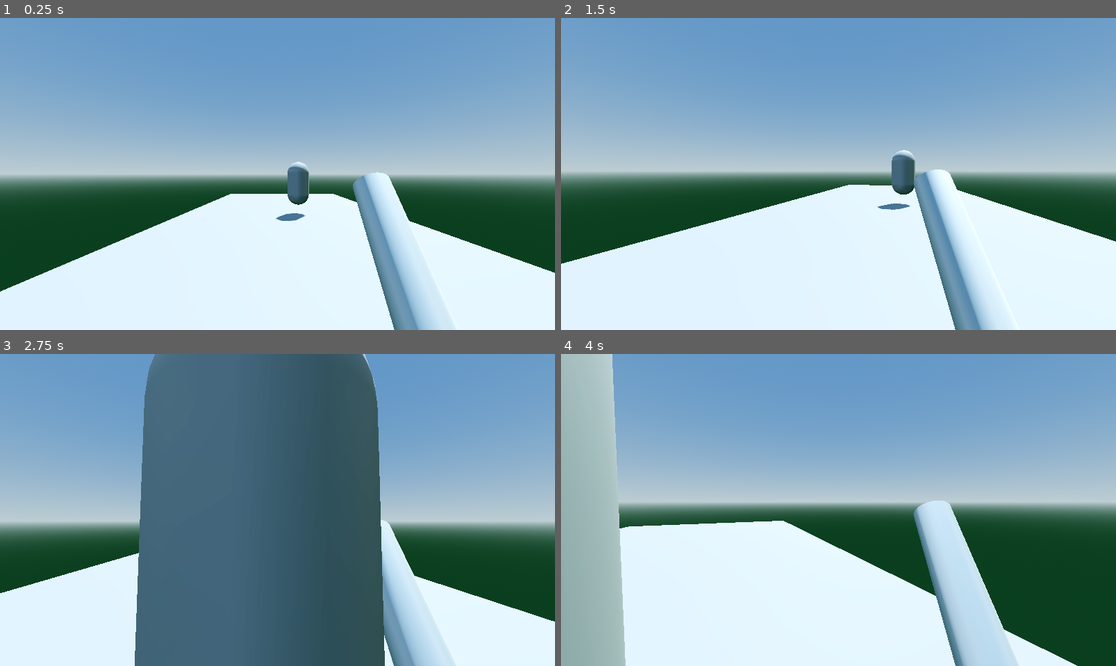
Above: before the commit, frames 1-4 (two rows, left to right).
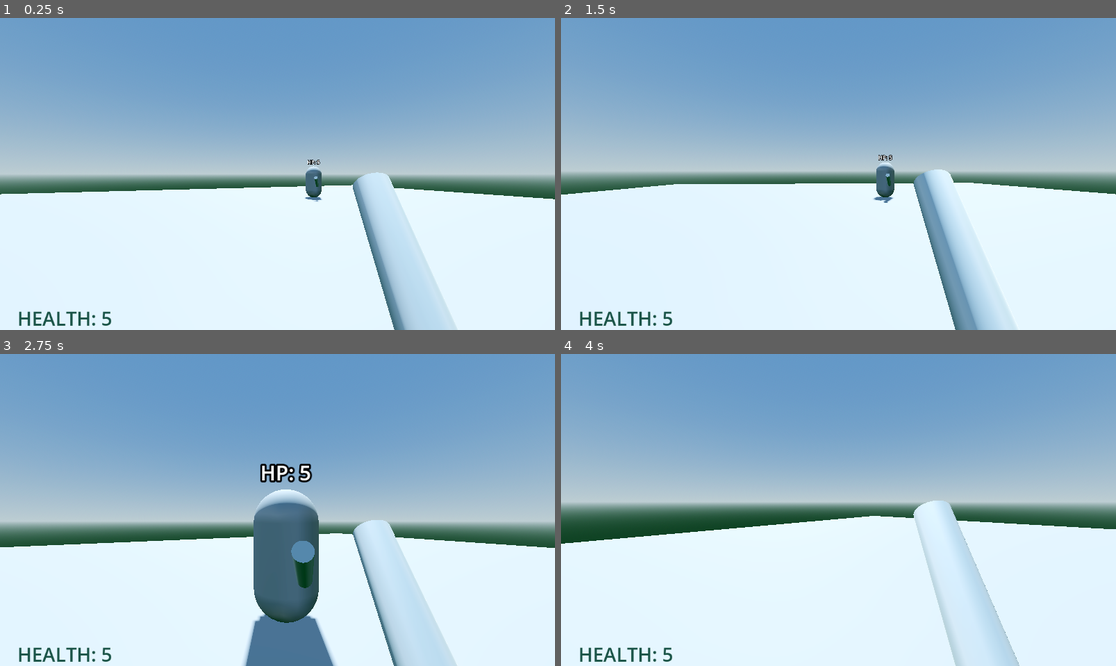
Above: after the commit, the same moments.

Repository: amaironi/CISC2540-Labs
Game: Godot game, scene res://Lab4.tscn
Same seed, same stepped clock (60 frames per second), same inputs: the game is played once before the commit and once after it.
Inputs (mouse positions are in pixels of both pictures, inside the frame that each line leads up to):
- Up to frame 1 (0.25 s): no input
- Up to frame 2 (1.5 s): tap Enter (ui_accept) at 0.5, 0.77, 0.8, 1.07, 1.35 s; move the mouse to (960, 158) at 0.52 s; hold Right (ui_right) 0.53-1.28 s; tap Shift (Swing) at 0.6 s; click (960, 158) at 0.67 s; move the mouse to (810, 174) at 1.27 s; hold Up (ui_up) from 1.28 s (still down)
- Up to frame 3 (2.75 s): keep holding Up (ui_up); tap Enter (ui_accept) at 1.52, 1.82, 2.3 s; tap Shift (Swing) at 1.55, 2.1 s; move the mouse to (288, 503) at 2.02 s
- Up to frame 4 (4 s): keep holding Up (ui_up); move the mouse to (832, 516) at 2.77 s; tap Shift (Swing) at 2.85 s; tap Enter (ui_accept) at 3.02, 3.32, 3.6, 3.77 s; move the mouse to (877, 513) at 3.52 s

The runs differ from the first frame. In frame 1, 14% of the frame differs, in the area x 0-100%, y 45-100%; in frame 2, 11%; in frame 3, 48%, in the area x 0-100%, y 0-100%; in frame 4, 24%.

Commit message:
Made functioning arena minigame

Diff:
--- a/lab4/Lab4.tscn
+++ b/lab4/Lab4.tscn
@@ -23,16 +23,95 @@
 
 [sub_resource type="CapsuleMesh" id="CapsuleMesh_bhwkl"]
 
+[sub_resource type="Animation" id="Animation_jnyfl"]
+resource_name = "dead"
+length = 1.5
+tracks/0/type = "value"
+tracks/0/imported = false
+tracks/0/enabled = true
+tracks/0/path = NodePath("neck/Camera3D:rotation")
+tracks/0/interp = 1
+tracks/0/loop_wrap = true
+tracks/0/keys = {
+"times": PackedFloat32Array(0.0333333, 1.46667),
+"transitions": PackedFloat32Array(1, 1),
+"update": 0,
+"values": [Vector3(0, 0, 0), Vector3(1.52367, 0, 2.0944)]
+}
+
+[sub_resource type="Animation" id="Animation_nrbju"]
+length = 0.001
+tracks/0/type = "value"
+tracks/0/imported = false
+tracks/0/enabled = true
+tracks/0/path = NodePath("neck/Camera3D:rotation")
+tracks/0/interp = 1
+tracks/0/loop_wrap = true
+tracks/0/keys = {
+"times": PackedFloat32Array(0),
+"transitions": PackedFloat32Array(1),
+"update": 0,
+"values": [Vector3(0, 0, 0)]
+}
+
+[sub_resource type="AnimationLibrary" id="AnimationLibrary_2r4uw"]
+_data = {
+&"RESET": SubResource("Animation_nrbju"),
+&"dead": SubResource("Animation_jnyfl")
+}
+
 [sub_resource type="CapsuleShape3D" id="CapsuleShape3D_ew2x3"]
 
 [sub_resource type="CapsuleMesh" id="CapsuleMesh_jnyfl"]
 
+[sub_resource type="CapsuleShape3D" id="CapsuleShape3D_jnyfl"]
+
+[sub_resource type="Animation" id="Animation_2r4uw"]
+resource_name = "dead"
+tracks/0/type = "value"
+tracks/0/imported = false
+tracks/0/enabled = true
+tracks/0/path = NodePath(".:rotation")
+tracks/0/interp = 1
+tracks/0/loop_wrap = true
+tracks/0/keys = {
+"times": PackedFloat32Array(0, 0.966667),
+"transitions": PackedFloat32Array(1, 1),
+"update": 0,
+"values": [Vector3(0, 0, 0), Vector3(0, 1.5708, 1.5708)]
+}
+
+[sub_resource type="Animation" id="Animation_bhwkl"]
+length = 0.001
+tracks/0/type = "value"
+tracks/0/imported = false
+tracks/0/enabled = true
+tracks/0/path = NodePath(".:rotation")
+tracks/0/interp = 1
+tracks/0/loop_wrap = true
+tracks/0/keys = {
+"times": PackedFloat32Array(0),
+"transitions": PackedFloat32Array(1),
+"update": 0,
+"values": [Vector3(0, 0, 0)]
+}
+
+[sub_resource type="AnimationLibrary" id="AnimationLibrary_i3bc8"]
+_data = {
+&"RESET": SubResource("Animation_bhwkl"),
+&"dead": SubResource("Animation_2r4uw")
+}
+
+[sub_resource type="LabelSettings" id="LabelSettings_jnyfl"]
+font_size = 40
+font_color = Color(0.101682, 0.328822, 0.279578, 1)
+
 [node name="Node3D" type="Node3D"]
 
 [node name="CSGBox3D" type="CSGBox3D" parent="."]
-transform = Transform3D(1, 0, 0, 0, 1, 0, 0, 0, 1, -2.17042, -0.380636, -6.38095)
+transform = Transform3D(1, 0, 0, 0, 1, 0, 0, 0, 1, -0.243067, -0.380636, -7.74694)
 use_collision = true
-size = Vector3(9.71887, 0.539551, 26.5224)
+size = Vector3(35.5349, 0.539551, 29.2544)
 
 [node name="Global Lighting" type="Node3D" parent="."]
 
@@ -44,7 +123,7 @@
 environment = SubResource("Environment_nrbju")
 
 [node name="CharacterBody3D" type="CharacterBody3D" parent="."]
-transform = Transform3D(1, 0, 0, 0, 1, 0, 0, 0, 1, -2.50447, -0.0216863, -0.232456)
+transform = Transform3D(0.927719, 0, -0.373279, 0, 1, 0, 0.373279, 0, 0.927719, -2.50447, -0.578408, -0.232456)
 script = ExtResource("1_adly7")
 
 [node name="CollisionShape3D" type="CollisionShape3D" parent="CharacterBody3D"]
@@ -60,17 +139,99 @@
 [node name="Camera3D" type="Camera3D" parent="CharacterBody3D/neck"]
 transform = Transform3D(1, 0, 0, 0, 1, 0, 0, 0, 1, -0.0866337, -0.062505, -0.260445)
 
+[node name="win_text" type="Label3D" parent="CharacterBody3D/neck/Camera3D"]
+transform = Transform3D(1, 0, 0, 0, 1, 0, 0, 0, 1, 0.0235066, -0.00437415, -1.24812)
+visible = false
+no_depth_test = true
+fixed_size = true
+text = "YOU WIN
+"
+
+[node name="draw_text" type="Label3D" parent="CharacterBody3D/neck/Camera3D"]
+transform = Transform3D(1, 0, 0, 0, 1, 0, 0, 0, 1, 0.0235066, -0.00437415, -1.24812)
+visible = false
+no_depth_test = true
+fixed_size = true
+text = "IT'S A DRAW"
+
+[node name="lose_text" type="Label3D" parent="CharacterBody3D/neck/Camera3D"]
+transform = Transform3D(1, 0, 0, 0, 1, 0, 0, 0, 1, 0.0235066, -0.00437415, -1.24812)
+visible = false
+no_depth_test = true
+fixed_size = true
+text = "YOU LOSE
+"
+
 [node name="Sword" parent="CharacterBody3D/neck" instance=ExtResource("2_ew2x3")]
 transform = Transform3D(1, 0, 0, 0, 1, 0, 0, 0, 1, 0.446125, -0.502171, -1.1)
 
-[node name="RigidBody3D" type="RigidBody3D" parent="."]
-transform = Transform3D(1, 0, 0, 0, 1, 0, 0, 0, 1, -1.11838, 1.33074, -10.5708)
+[node name="dead" type="AnimationPlayer" parent="CharacterBody3D"]
+libraries = {
+&"": SubResource("AnimationLibrary_2r4uw")
+}
+
+[node name="Enemy" type="RigidBody3D" parent="."]
+transform = Transform3D(1, 0, 0, 0, 1, 0, 0, 0, 1, 5.05191, 1.34469, -12.267)
+mass = 0.001
 script = ExtResource("3_jnyfl")
 
-[node name="CollisionShape3D" type="CollisionShape3D" parent="RigidBody3D"]
+[node name="CollisionShape3D" type="CollisionShape3D" parent="Enemy"]
+transform = Transform3D(1, 0, 0, 0, 1, 0, 0, 0, 1, 0, -0.451371, 0)
 shape = SubResource("CapsuleShape3D_ew2x3")
 
-[node name="MeshInstance3D" type="MeshInstance3D" parent="RigidBody3D/CollisionShape3D"]
+[node name="MeshInstance3D" type="MeshInstance3D" parent="Enemy/CollisionShape3D"]
 mesh = SubResource("CapsuleMesh_jnyfl")
 
+[node name="Label3D" type="Label3D" parent="Enemy"]
+transform = Transform3D(1, 0, 0, 0, 1, 0, 0, 0, 1, 0, 0.816677, 0)
+pixel_size = 0.01
+billboard = 1
+no_depth_test = true
+text = "HP: "
+
+[node name="Area3D" type="Area3D" parent="Enemy"]
+
+[node name="CollisionShape3D" type="CollisionShape3D" parent="Enemy/Area3D"]
+transform = Transform3D(1, 0, 0, 0, 1, 0, 0, 0, 1, 0, -0.466044, 0)
+shape = SubResource("CapsuleShape3D_jnyfl")
+
+[node name="Timer" type="Timer" parent="Enemy/Area3D"]
+wait_time = 0.8
+one_shot = true
+
+[node name="Sword_enemy" parent="Enemy" instance=ExtResource("2_ew2x3")]
+transform = Transform3D(0.986763, -0.0115297, 0.16176, 0.1587, -0.136573, -0.977835, 0.0333663, 0.990563, -0.132936, 0.161628, -0.39843, 1.00002)
+
+[node name="attack_timer" type="Timer" parent="Enemy"]
+wait_time = 0.9
+one_shot = true
+
+[node name="dead_enemy" type="AnimationPlayer" parent="Enemy"]
+libraries = {
+&"": SubResource("AnimationLibrary_i3bc8")
+}
+
+[node name="Label" type="Label" parent="."]
+offset_left = 36.0
+offset_top = 596.0
+offset_right = 167.0
+offset_bottom = 638.0
+text = "HEALTH: "
+label_settings = SubResource("LabelSettings_jnyfl")
+
+[node name="ColorRect" type="ColorRect" parent="."]
+visible = false
+offset_right = 1151.0
+offset_bottom = 648.0
+color = Color(0.94902, 0, 0, 0.121569)
+
+[node name="hit_timer" type="Timer" parent="ColorRect"]
+wait_time = 0.1
+
+[connection signal="area_entered" from="Enemy/Area3D" to="Enemy" method="_on_area_3d_area_entered"]
+[connection signal="timeout" from="Enemy/Area3D/Timer" to="Enemy" method="_on_timer_timeout"]
+[connection signal="timeout" from="Enemy/attack_timer" to="Enemy" method="_on_attack_timer_timeout"]
+[connection signal="timeout" from="ColorRect/hit_timer" to="Enemy" method="_on_hit_timer_timeout"]
+
 [editable path="CharacterBody3D/neck/Sword"]
+[editable path="Enemy/Sword_enemy"]
--- a/lab4/character_body_3d.gd
+++ b/lab4/character_body_3d.gd
@@ -2,9 +2,10 @@
 
 @onready var camera_3d = $neck/Camera3D
 @onready var neck = $neck
+var hp = 5
+var loss = false
 
-
-const SPEED = 5.0
+var SPEED = 5.0
 const JUMP_VELOCITY = 4.5
 
 # Get the gravity from the project settings to be synced with RigidBody nodes.
@@ -17,7 +18,7 @@
 
 
 	# Handle jump.
-	if Input.is_action_just_pressed("ui_accept") and is_on_floor():
+	if Input.is_action_just_pressed("ui_accept") and is_on_floor() && loss == false:
 		velocity.y = JUMP_VELOCITY
 
 	# Get the input direction and handle the movement/deceleration.
@@ -34,8 +35,27 @@
 
 	move_and_slide()
 
-	if Input.is_action_just_pressed("Swing"):
+	$"../Label".text = "HEALTH: " + str(hp)
+
+	if Input.is_action_just_pressed("Swing") && loss == false:
 		$neck/Sword/AnimationPlayer.play("Swing")
+
+	if hp == 0:
+		SPEED = 0
+		$"../Enemy".stop = true
+		$neck/Camera3D/lose_text.visible = true
+		loss = true
+		hp = -1
+		$dead.play("dead")
+
+	if hp <= -1:
+		$"../Label".text = "HEALTH: 0"
+
+	if loss == true && $"../Enemy".win == true:
+		$neck/Camera3D/win_text.visible = false
+		$neck/Camera3D/lose_text.visible = false
+		$neck/Camera3D/draw_text.visible = true
+
 
 func _input(event):
 	if event is InputEventMouseButton:
@@ -43,7 +63,7 @@
 	elif Input.is_action_just_pressed("ui_cancel"):
 		Input.mouse_mode = Input.MOUSE_MODE_VISIBLE
 
-	if event is InputEventMouseMotion:
+	if event is InputEventMouseMotion && loss == false:
 		camera_3d.rotate_x(-event.relative.y *0.005)
 		neck.rotate_y(-event.relative.x*0.005)
 		camera_3d.rotation.x = clamp(camera_3d.rotation.x, deg_to_rad(-30), deg_to_rad(60))
--- a/lab4/enemy.gd
+++ b/lab4/enemy.gd
@@ -1,23 +1,73 @@
 extends RigidBody3D
 
-
+var distance = 1.9
+var hp = 5
+var can_attack_x = false
+var can_attack_z = false
+var can_attack = true
+var win = false
+var stop = false
 # Called when the node enters the scene tree for the first time.
 func _ready() -> void:
-	pass # Replace with function body.
+	$Area3D.monitoring = false # Replace with function body.
 
 
 # Called every frame. 'delta' is the elapsed time since the previous frame.
 func _process(delta: float) -> void:
-	if position.x > $"../CharacterBody3D".position.x:
+	if position.x > $"../CharacterBody3D".position.x + distance and stop == false:
 		position.x -= 2*delta
-	elif position.x == $"../CharacterBody3D".position.x:
-		pass
+		can_attack_x = false
+	elif position.x < $"../CharacterBody3D".position.x - distance and stop == false:
+		position.x += 2*delta
+		can_attack_x = false
 	else:
-		position.x += 2*delta
+		can_attack_x = true
 
-	if position.z > $"../CharacterBody3D".position.z:
+	if position.z > $"../CharacterBody3D".position.z + distance and stop == false:
 		position.z -= 2*delta
-	elif position.z == $"../CharacterBody3D".position.z:
-		pass
+		can_attack_z = false
+	elif position.z < $"../CharacterBody3D".position.z - distance and stop == false:
+		position.z += 2*delta
+		can_attack_z = false
 	else:
-		position.z += 2*delta
+		can_attack_z = true
+
+	if can_attack_x == true && can_attack_z == true && can_attack == true && stop == false:
+		can_attack = false
+		$attack_timer.start()
+		$Sword_enemy/AnimationPlayer.play("Swing")
+
+	$Label3D.text = "HP: " + str(hp)
+
+	if stop == false:
+		look_at(Vector3($"../CharacterBody3D".position.x,$"../CharacterBody3D".position.y+1.9,$"../CharacterBody3D".position.z), Vector3(0,1,0), true)
+
+	if hp <= 0 && win == false:
+		$"../CharacterBody3D/neck/Camera3D/win_text".visible = true
+		win = true
+		stop = true
+		$dead_enemy.play("dead")
+		$Label3D.text = "HP: 0"
+
+	if Input.is_action_just_pressed("Swing"):
+		$Area3D.monitoring = true
+		$Area3D/Timer.start()
+
+
+func _on_area_3d_area_entered(area: Area3D) -> void:
+	hp -= 1
+
+
+func _on_timer_timeout() -> void:
+	$Area3D.monitoring = false # Replace with function body.
+
+
+func _on_attack_timer_timeout() -> void:
+	if can_attack_x == true && can_attack_z == true:
+		$"../CharacterBody3D".hp -= 1
+		$"../ColorRect".visible = true
+		$"../ColorRect/hit_timer".start()
+	can_attack = true
+
+func _on_hit_timer_timeout() -> void:
+	$"../ColorRect".visible = false # Replace with function body.
--- a/lab4/sword.tscn
+++ b/lab4/sword.tscn
@@ -69,6 +69,8 @@
 roughness = 0.87
 refraction_scale = 1.0
 
+[sub_resource type="CylinderShape3D" id="CylinderShape3D_o8xsq"]
+
 [node name="Node3D" type="Node3D"]
 
 [node name="AnimationPlayer" type="AnimationPlayer" parent="."]
@@ -80,3 +82,8 @@
 transform = Transform3D(0.2, 0, 0, 0, -0.383022, -0.128558, 0, 0.321394, -0.153209, 0, 0, 0)
 mesh = SubResource("CylinderMesh_o8xsq")
 surface_material_override/0 = SubResource("StandardMaterial3D_o8xsq")
+
+[node name="Area3D" type="Area3D" parent="MeshInstance3D"]
+
+[node name="CollisionShape3D" type="CollisionShape3D" parent="MeshInstance3D/Area3D"]
+shape = SubResource("CylinderShape3D_o8xsq")
Not shown: 1 places in lab4/Lab4.tscn that only renumber resources
Not shown: 1 places in lab4/sword.tscn that only renumber resources
